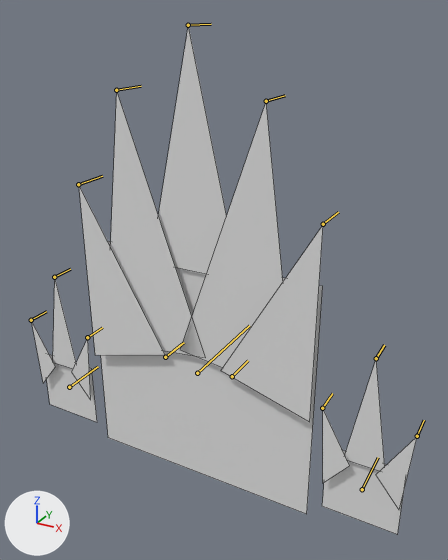
The Blender file Finger Guns/Assets/Art/Bosses/Elemental/Elemental_Fire.blend: old version first, new version second.
One viewpoint serves both versions: a 50 mm camera at (2.42, -3.93, 2.9) aimed at (0.21, 0.08, 0.89). Arrows for +X, +Y and +Z are at lower left; the lights stay in place. Both versions are drawn at frame 1 of the action 'Flame Tall'; the numbers are the values there. The bones that bend it are drawn over the model as lines. Mesh edges are drawn as thin lines.

In view in the first picture: 'Elemental_Fire'.
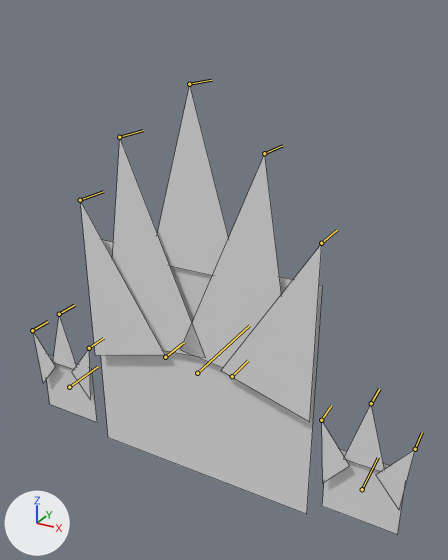
Location of each change, [x1, y1, x2, y2] in pixels of the pictures (448 x 560 px):
```json
{"object": "Elemental_Fire", "change": "posed", "before": [31, 25, 417, 535], "after": [33, 85, 415, 535], "on screen": "12% shorter"}
{"bone": "Hand.L_Finger Mid", "before": "(54, 277) to (70, 269)", "after": "(59, 314) to (74, 305)"}
{"bone": "Hand.L_Finger.L", "before": "(31, 320) to (46, 311)", "after": "(32, 330) to (48, 321)"}
{"bone": "Hand.L_Finger.R", "before": "(87, 337) to (102, 327)", "after": "(89, 348) to (103, 338)"}
{"bone": "Hand.R_Finger Mid", "before": "(376, 358) to (384, 345)", "after": "(371, 403) to (379, 389)"}
{"bone": "Hand.R_Finger.R", "before": "(417, 436) to (424, 420)", "after": "(415, 449) to (422, 432)"}
{"bone": "Hand.R_Finger.L", "before": "(322, 408) to (332, 393)", "after": "(321, 420) to (331, 405)"}
{"bone": "Fire Spike.000", "before": "(78, 184) to (102, 176)", "after": "(80, 200) to (103, 191)"}
{"bone": "Fire Spike.001", "before": "(116, 90) to (141, 86)", "after": "(119, 137) to (143, 130)"}
{"bone": "Fire Spike.002", "before": "(188, 25) to (211, 24)", "after": "(189, 84) to (211, 80)"}
{"bone": "Fire Spike.003", "before": "(266, 101) to (285, 95)", "after": "(264, 153) to (283, 145)"}
{"bone": "Fire Spike.004", "before": "(323, 224) to (338, 212)", "after": "(321, 243) to (337, 230)"}
```

Edits to the scene script, one JSON object a line:
```json
{"block": "bone_hand_l_finger_mid", "where": "bone_hand_l_finger_mid = bpy.data.objects['Rig_Elemental'].pose.bones['Hand.L_Finger Mid']  # child of 'Hand.L'"}
{"op": "set", "path": "bone_hand_l_finger_mid.location", "old": "(0.0, 0.0, -0.384)", "new": "(0.0, 0.0, 0.0)"}
{"block": "bone_hand_l_finger_l", "where": "bone_hand_l_finger_l = bpy.data.objects['Rig_Elemental'].pose.bones['Hand.L_Finger.L']  # child of 'Hand.L'"}
{"op": "set", "path": "bone_hand_l_finger_l.location", "old": "(0.0, 0.0, -0.113)", "new": "(0.0, 0.0, 0.0)"}
{"block": "bone_hand_l_finger_r", "where": "bone_hand_l_finger_r = bpy.data.objects['Rig_Elemental'].pose.bones['Hand.L_Finger.R']  # child of 'Hand.L'"}
{"op": "set", "path": "bone_hand_l_finger_r.location", "old": "(0.0, 0.0, -0.113)", "new": "(0.0, 0.0, 0.0)"}
{"block": "bone_hand_r_finger_mid", "where": "bone_hand_r_finger_mid = bpy.data.objects['Rig_Elemental'].pose.bones['Hand.R_Finger Mid']  # child of 'Hand.R'"}
{"op": "set", "path": "bone_hand_r_finger_mid.location", "old": "(0.0, 0.0, -0.384)", "new": "(0.0, 0.0, 0.0)"}
{"block": "bone_hand_r_finger_r", "where": "bone_hand_r_finger_r = bpy.data.objects['Rig_Elemental'].pose.bones['Hand.R_Finger.R']  # child of 'Hand.R'"}
{"op": "set", "path": "bone_hand_r_finger_r.location", "old": "(0.0, 0.0, -0.113)", "new": "(0.0, 0.0, 0.0)"}
{"block": "bone_hand_r_finger_l", "where": "bone_hand_r_finger_l = bpy.data.objects['Rig_Elemental'].pose.bones['Hand.R_Finger.L']  # child of 'Hand.R'"}
{"op": "set", "path": "bone_hand_r_finger_l.location", "old": "(0.0, 0.0, -0.113)", "new": "(0.0, 0.0, 0.0)"}
{"block": "bone_fire_spike_000", "where": "bone_fire_spike_000 = bpy.data.objects['Rig_Elemental'].pose.bones['Fire Spike.000']  # child of 'Main Mover'"}
{"op": "set", "path": "bone_fire_spike_000.location", "old": "(0.0, 0.0, -0.135)", "new": "(0.0, 0.0, 0.0)"}
{"block": "bone_fire_spike_001", "where": "bone_fire_spike_001 = bpy.data.objects['Rig_Elemental'].pose.bones['Fire Spike.001']  # child of 'Main Mover'"}
{"op": "set", "path": "bone_fire_spike_001.location", "old": "(0.0, 0.0, -0.347)", "new": "(0.0, 0.0, 0.0)"}
{"block": "bone_fire_spike_002", "where": "bone_fire_spike_002 = bpy.data.objects['Rig_Elemental'].pose.bones['Fire Spike.002']  # child of 'Main Mover'"}
{"op": "set", "path": "bone_fire_spike_002.location", "old": "(0.0, 0.0, -0.384)", "new": "(0.0, 0.0, 0.0)"}
{"block": "bone_fire_spike_003", "where": "bone_fire_spike_003 = bpy.data.objects['Rig_Elemental'].pose.bones['Fire Spike.003']  # child of 'Main Mover'"}
{"op": "set", "path": "bone_fire_spike_003.location", "old": "(0.0, 0.0, -0.347)", "new": "(0.0, 0.0, 0.0)"}
{"block": "bone_fire_spike_004", "where": "bone_fire_spike_004 = bpy.data.objects['Rig_Elemental'].pose.bones['Fire Spike.004']  # child of 'Main Mover'"}
{"op": "set", "path": "bone_fire_spike_004.location", "old": "(0.0, 0.0, -0.135)", "new": "(0.0, 0.0, 0.0)"}
```
